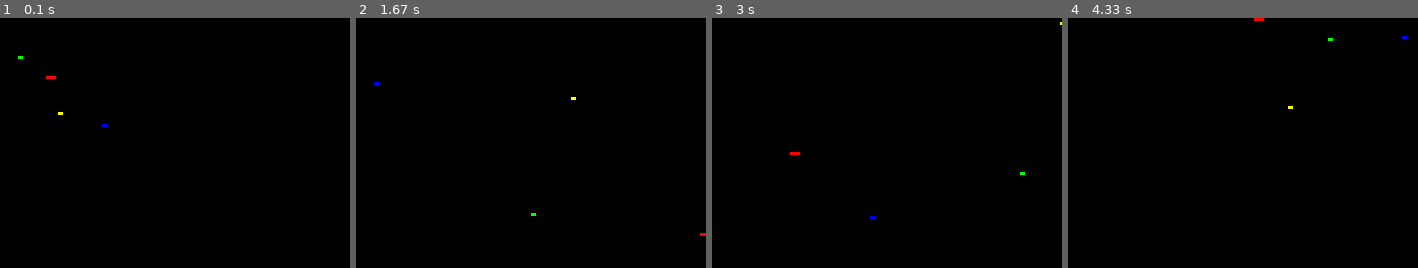
Above: before the commit, frames 1-4 (left to right).
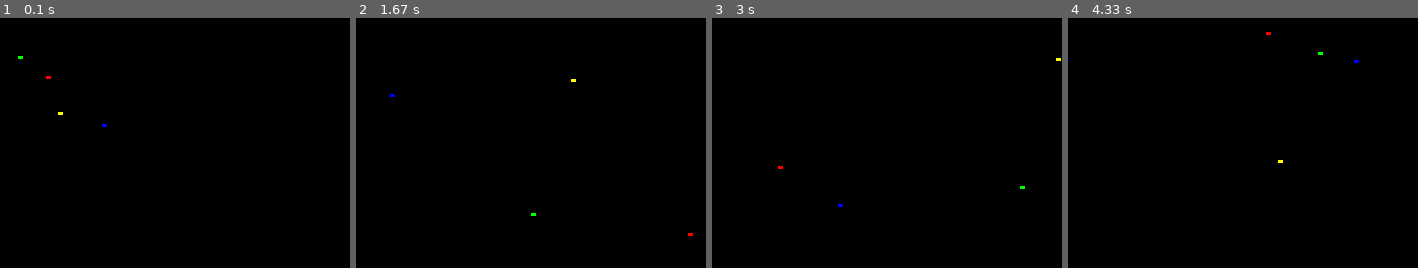
Above: after the commit, the same moments.

Repository: seregaseregovich/Pygame_studying
Game: pygame game, started from My_first_games/Game_1.py
The game is run twice, just before and just after one commit, with the same random seed, the same clock (stepped at 60 frames per second) and the same inputs.
Inputs:
- Up to frame 1 (0.1 s): no input
- Up to frame 2 (1.67 s): no input
- Up to frame 3 (3 s): no input
- Up to frame 4 (4.33 s): no input

The runs differ from the first frame. In frame 1, less than 0.1% of the frame differs, in the area x 14-16%, y 23-25%; in frame 2, 0.1%; in frame 3, 0.1%; in frame 4, 0.2%, in the area x 53-97%, y 0-58%.

Commit message:
Modified game: Added description 2

Diff:
--- a/My_first_games/Game_1.py
+++ b/My_first_games/Game_1.py
@@ -1,7 +1,7 @@
 import pygame
 
 pygame.init()
-# setting the window size:
+# setting the window size (weight and height):
 size = (350, 250)
 screen = pygame.display.set_mode(size)
 
@@ -22,23 +22,25 @@
 RED = (255, 0, 0)
 GREEN = (0, 255, 0)
 BLUE = (0, 0, 255)
+BLACK = (0, 0, 0)
 # setting the text: text, antialias, colour, background colour
 follow1 = font.render("0000", True, (0, 255, 0), (0, 255, 0))
-follow2 = font.render("asfdgfgnh", True, (255, 0, 0), (255, 0, 0))
+follow2 = font.render("0000", True, (255, 0, 0), (255, 0, 0))
 follow3 = font.render("0000", True, (255, 255, 0), (255, 255, 0))
 follow4 = font.render("0000", True, (0, 0, 255), (0, 0, 255))
+# getting size of object: weight and height
+w1, h1 = follow1.get_size()
+w2, h2 = follow2.get_size()
+w3, h3 = follow3.get_size()
+w4, h4 = follow4.get_size()
 x1, y1 = 10, 30
 x2, y2 = 30, 50
 x3, y3 = 50, 70
 x4, y4 = 70, 90
-dx1 = 1
-dy1 = 1
-dx2 = 2
-dy2 = 1
-dx3 = 1
-dy3 = 3
-dx4 = 4
-dy4 = 2
+dx1, dy1 = 1, 1
+dx2, dy2 = 2, 1
+dx3, dy3 = 1, 3
+dx4, dy4 = 4, 2
 # module pygame.time and class Clock -
 # to adjust objects moving speed
 clock = pygame.time.Clock()
@@ -47,37 +49,39 @@
         if event.type == pygame.QUIT:
             quit()
     # to adjust objects moving speed
+    # (fps - frames per second)
     clock.tick(100)
-    # to fill screen by black colour
-    # before the next move of rhe object
-    screen.fill((0,0,0))
+    # to fill screen by black colour (to reset)
+    # before the next move of the object
+    screen.fill(BLACK)
     # displaying (rendering) text with coordinates (x, y)
+    # over the black screen
     screen.blit(follow1, (x1, y1))
     screen.blit(follow2, (x2, y2))
     screen.blit(follow3, (x3, y3))
     screen.blit(follow4, (x4, y4))
     x1 += dx1
     y1 += dy1
-    if x1 > 350 or x1 < 0:
+    if x1 + w1 > 350 or x1 < 0:
         dx1 = -dx1
-    if y1 > 240 or y1 < 0:
+    if y1 + h1 > 250 or y1 < 0:
         dy1 = -dy1
     x2 += dx2
     y2 += dy2
-    if x2 > 350 or x2 < 0:
+    if x2 + w2 > 350 or x2 < 0:
         dx2 = - dx2
-    if y2 > 240 or y2 < 0:
+    if y2 + h2 > 250 or y2 < 0:
         dy2 = -dy2
     x3 += dx3
     y3 += dy3
-    if x3 > 350 or x3 < 0:
+    if x3 + w3 > 350 or x3 < 0:
         dx3 = -dx3
-    if y3 > 240 or y3 < 0:
+    if y3 + h3 > 250 or y3 < 0:
         dy3 = -dy3
     x4 += dx4
     y4 += dy4
-    if x4 > 350 or x4 < 0:
+    if x4 + w4 > 350 or x4 < 0:
         dx4 = -dx4
-    if y4 > 240 or y4 < 0:
+    if y4 + h4 > 250 or y4 < 0:
         dy4 = -dy4
     pygame.display.update()
